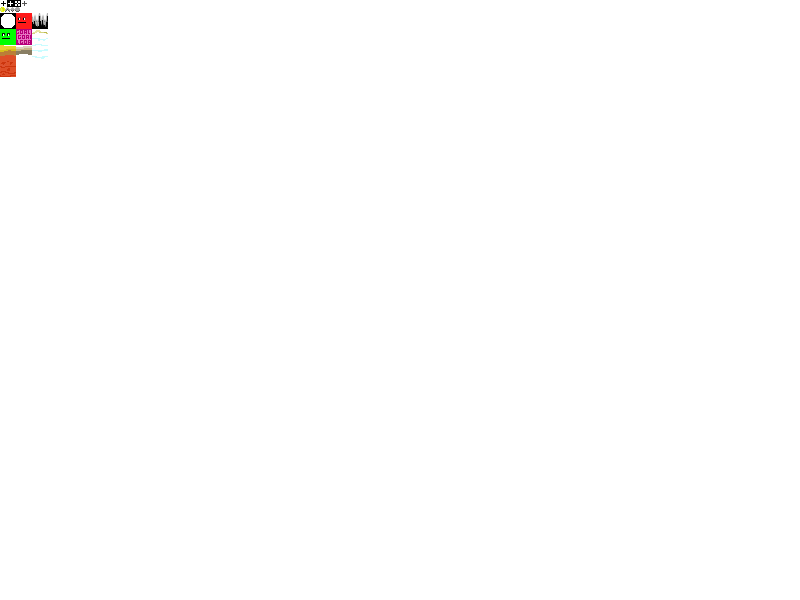
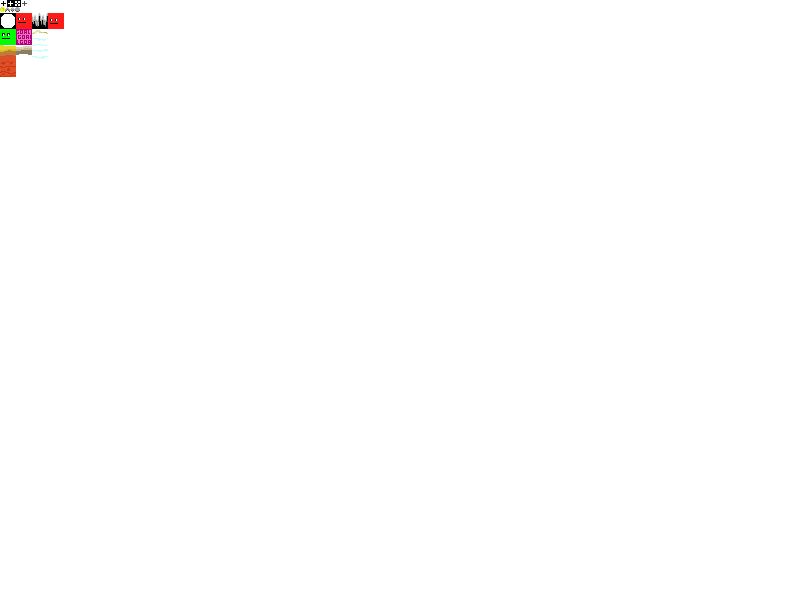
Revision of a layered 800×600 image; what changed, layer by layer:
added group "Player" with 2 layers above "Spikes" over <box>48,13,64,29</box>
added layer "PlayerFrame2" in group "Player" over <box>48,13,64,29</box>
